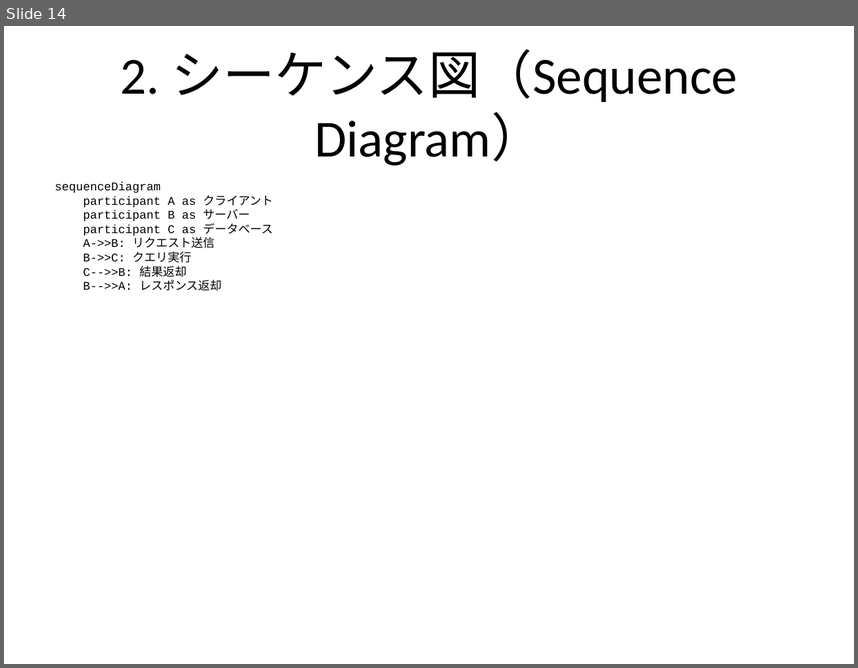
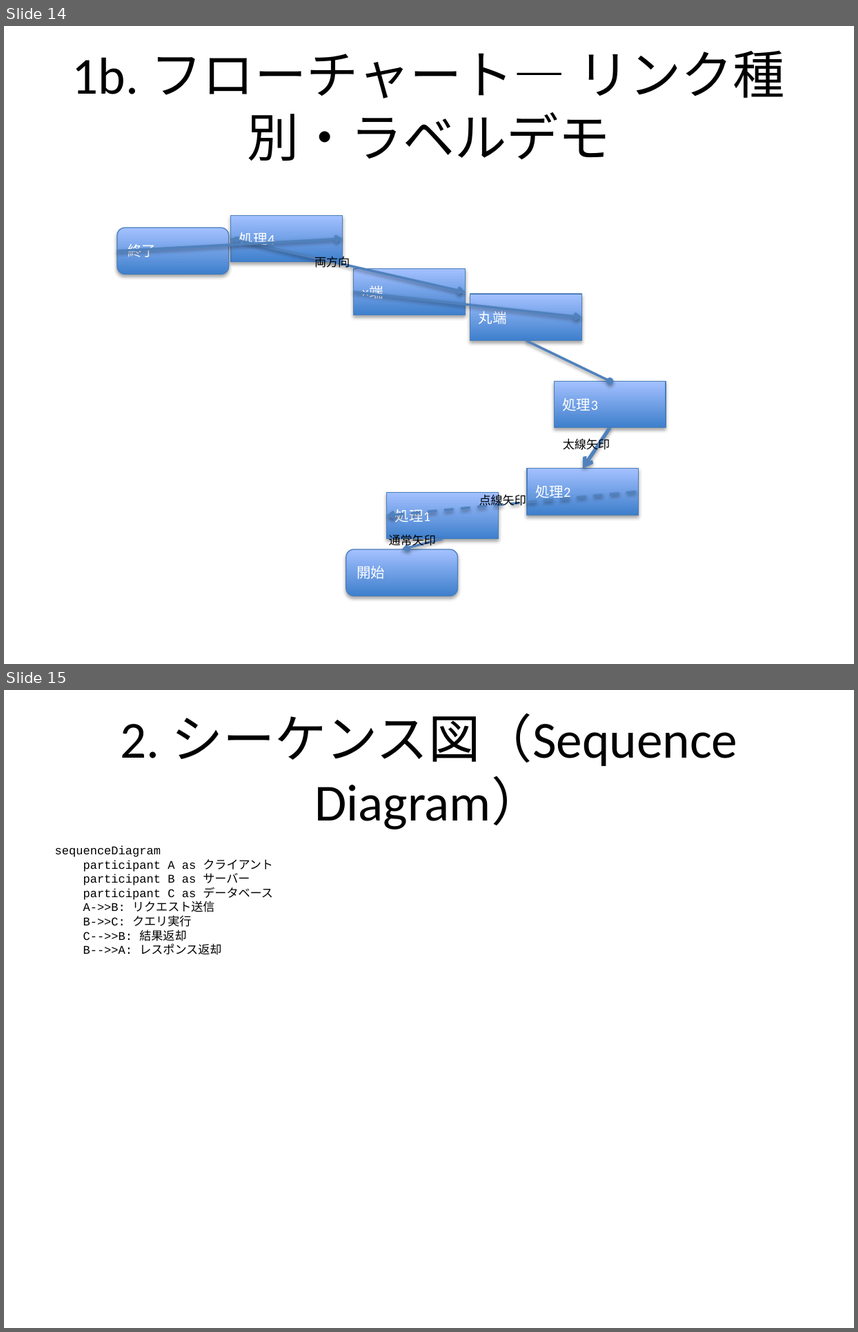
Before and after one commit to notfolder/qmd_to_pptx, a slide deck: demo_full.pptx. Shown one above the other, each under a label of ours: slide 14 before the commit, slides 14 and 15 after it. The pictures are 858x668 and 858x1332 pixels, drawn with LibreOffice and Linux fonts; fonts in the diff are those of the drawing. Boxes give left, top, right and bottom in pixels: in the first picture for what was removed or moved away, otherwise in the second. Text is boxed around its words. In the diff, an @@ line names an element or a change of style, - is before the commit and + after.

```diff
--- a/demo_full.pptx
+++ b/demo_full.pptx
@@ slide 14 added at (x1=4, y1=26, x2=854, y2=664), background #FFFFFF @@
@@ title added at (x1=72, y1=50, x2=785, y2=161), 44 pt, text #000000 @@
+1b. フローチャート— リンク種別・ラベルデモ
@@ rounded rectangle added at (x1=117, y1=227, x2=228, y2=274), fill gradient #3F80CE to #A4C4FF, outline #4B7EBC 0.75 pt, 12 pt, text #FFFFFF @@
+終了
@@ rectangle added at (x1=231, y1=216, x2=342, y2=262), fill gradient #3F80CE to #A4C4FF, outline #4B7EBC 0.75 pt, 12 pt, text #FFFFFF @@
+処理4
@@ arrow added from (117, 250) to (342, 239), #4F81BD 2 pt @@
@@ double arrow added from (466, 292) to (231, 239), #4F81BD 2 pt @@
@@ text added at (x1=314, y1=254, x2=350, y2=270), 10 pt, text #000000 @@
+両方向
@@ rectangle added at (x1=353, y1=268, x2=465, y2=315), fill gradient #3F80CE to #A4C4FF, outline #4B7EBC 0.75 pt, 12 pt, text #FFFFFF @@
+×端
@@ arrow added from (353, 292) to (582, 316), #4F81BD 2 pt @@
@@ rectangle added at (x1=470, y1=294, x2=582, y2=341), fill gradient #3F80CE to #A4C4FF, outline #4B7EBC 0.75 pt, 12 pt, text #FFFFFF @@
+丸端
@@ arrow added from (526, 341) to (610, 381), #4F81BD 2 pt @@
@@ rectangle added at (x1=554, y1=381, x2=665, y2=428), fill gradient #3F80CE to #A4C4FF, outline #4B7EBC 0.75 pt, 12 pt, text #FFFFFF @@
+処理3
@@ text added at (x1=563, y1=437, x2=610, y2=452), 10 pt, text #000000 @@
+太線矢印
@@ arrow added from (610, 428) to (583, 468), #4F81BD 3 pt @@
@@ rectangle added at (x1=527, y1=468, x2=638, y2=515), fill gradient #3F80CE to #A4C4FF, outline #4B7EBC 0.75 pt, 12 pt, text #FFFFFF @@
+処理2
@@ rectangle added at (x1=386, y1=492, x2=498, y2=539), fill gradient #3F80CE to #A4C4FF, outline #4B7EBC 0.75 pt, 12 pt, text #FFFFFF @@
+処理1
@@ arrow added from (638, 491) to (386, 515), #4F81BD 2 pt dashed @@
@@ text added at (x1=479, y1=492, x2=526, y2=508), 10 pt, text #000000 @@
+点線矢印
@@ text added at (x1=389, y1=534, x2=436, y2=548), 10 pt, text #000000 @@
+通常矢印
@@ arrow added from (443, 539) to (402, 549), #4F81BD 2 pt @@
@@ rounded rectangle added at (x1=346, y1=549, x2=457, y2=595), fill gradient #3F80CE to #A4C4FF, outline #4B7EBC 0.75 pt, 12 pt, text #FFFFFF @@
+開始
@@ what was slide 14 is now slide 15 @@
```
Also in this commit, not shown: 1 slide changed, 1 other slide added, 1 slide removed, 13 other files.
